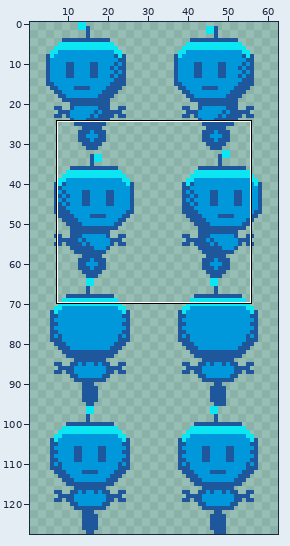
Pixel-art file -- assets/player.aseprite. Above, an overview of the earlier version with the close-up marked.
Close-up. The starting point:
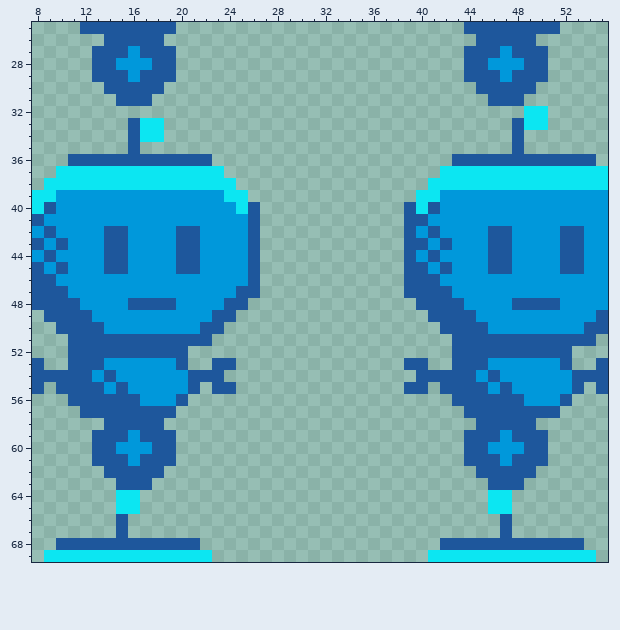
64x128 pixels, 1 frame. Shown: x 8..55, y 25..69. The wide view leaves out empty margins.
And afterwards:
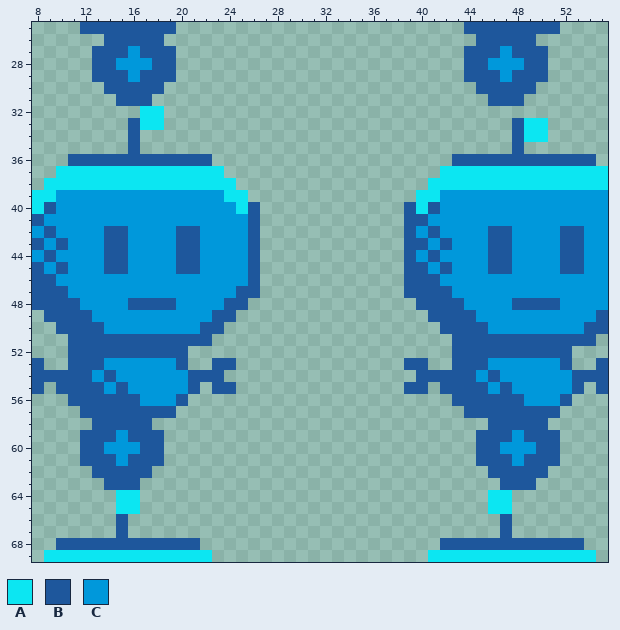
Palette (. is transparent): A #0ce6f2  B #1e579c  C #0098db
From old to new:
@@ x 8..55 @@
 31 .......BBB............................BBB.......
-32 .........................................AA.....
+32 .........AA.....................................
 33 ........BAA.............................BAA.....
-34 ........BAA.............................B.......
+34 ........B...............................BAA.....
 35 ........B...............................B.......
@@ x 8..55 @@
 57 ....BBBBBBBB........................BBBBBBBB....
-58 ......BBBBB..........................BBBBB......
-59 .....BBBCBBB........................BBBCBBB.....
-60 .....BBCCCBB........................BBCCCBB.....
-61 .....BBBCBBB........................BBBCBBB.....
-62 ......BBBBB..........................BBBBB......
-63 .......BBB............................BBB.......
+58 .....BBBBB............................BBBBB.....
+59 ....BBBCBBB..........................BBBCBBB....
+60 ....BBCCCBB..........................BBCCCBB....
+61 ....BBBCBBB..........................BBBCBBB....
+62 .....BBBBB............................BBBBB.....
+63 ......BBB..............................BBB......
 64 .......AA.............................AA........
